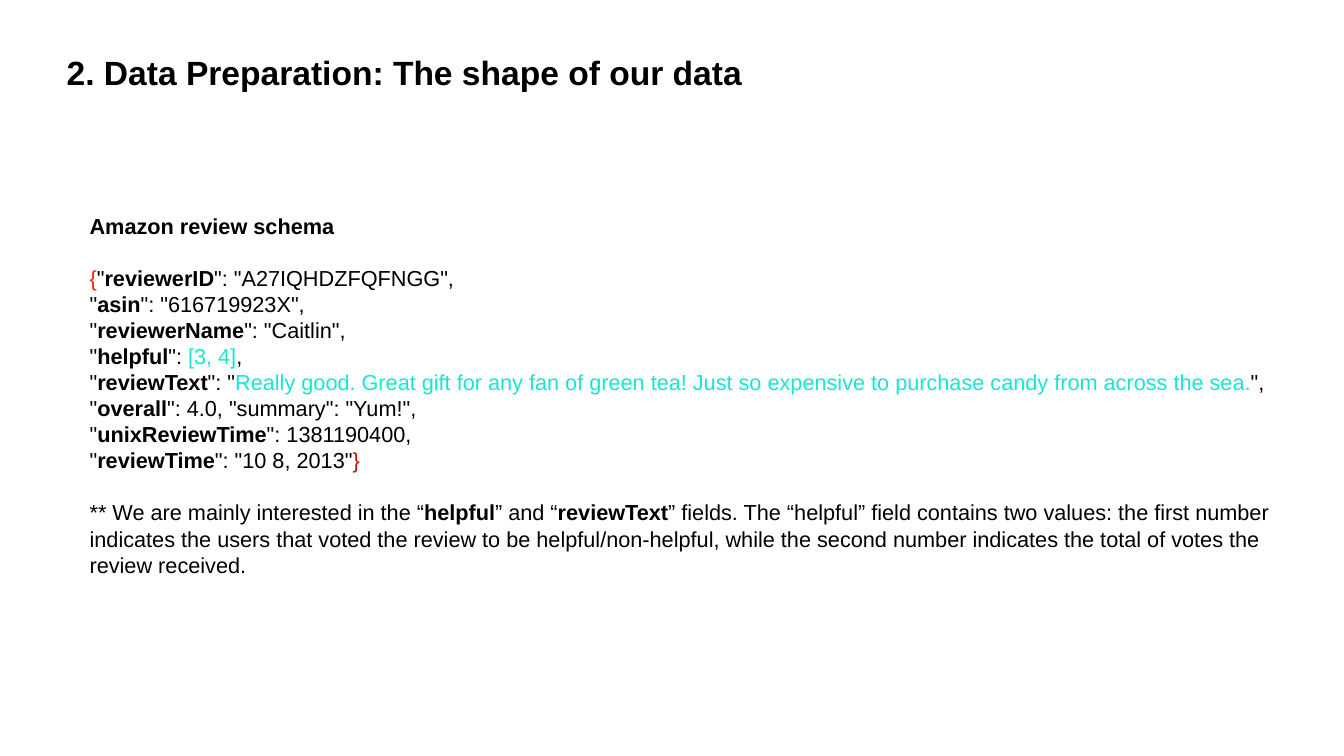
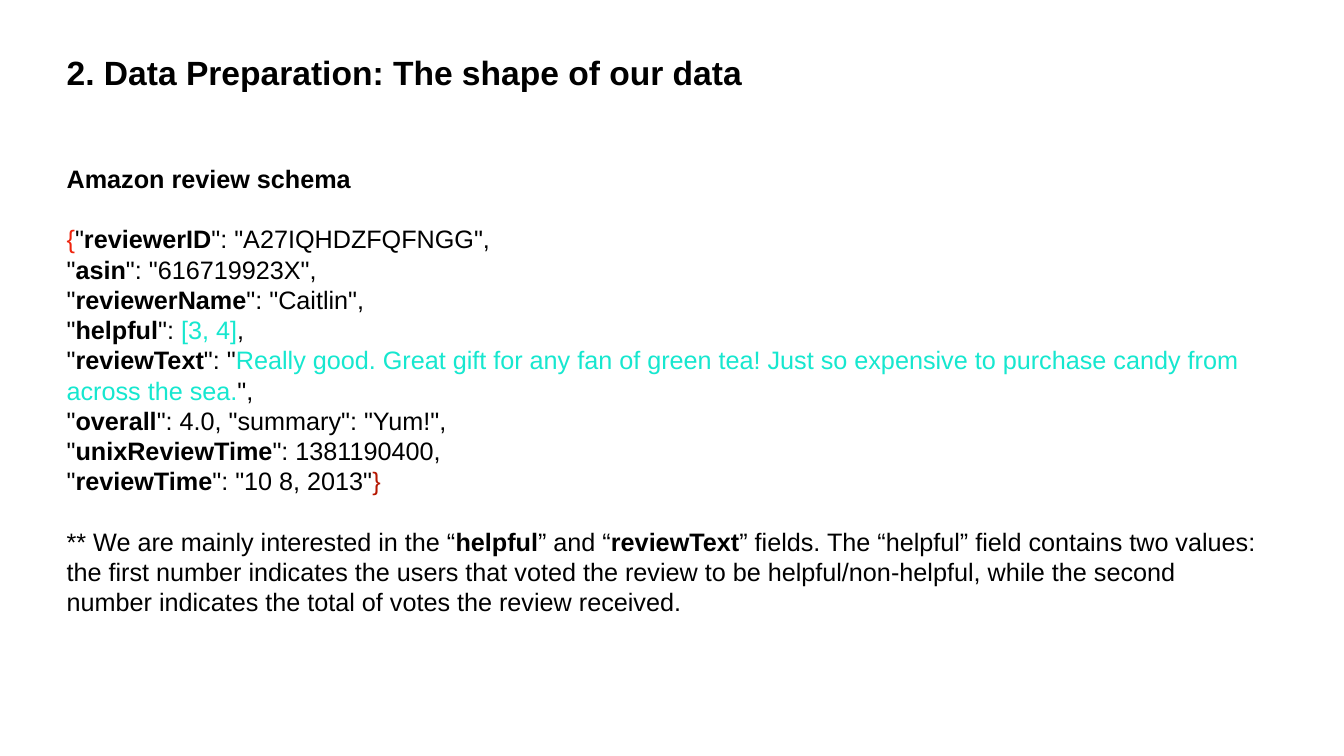
Before and after one commit to postprandial/fastai-amazonreview, a slide deck: slide 4 of Amazon_Review_Helpfulness_NLP-1-ONLINE.pptx. Drawn at 1344x756 pixels with LibreOffice and Linux fonts; fonts in the diff are those of the drawing. Boxes give left, top, right and bottom in pixels: in the first picture for what was removed or moved away, otherwise in the second. Text is boxed around its words. In the diff, an @@ line names an element or a change of style, - is before the commit and + after.

```diff
--- a/Amazon_Review_Helpfulness_NLP-1-ONLINE.pptx
+++ b/Amazon_Review_Helpfulness_NLP-1-ONLINE.pptx
@@ text "Amazon review schema": place and size @@
-text "Amazon review schema" at <box>90,218,1269,574</box>
+text "Amazon review schema" at <box>67,229,1255,612</box>
@@ text "Amazon review schema" at <box>67,229,1255,612</box>: size 31 to 36 pt @@
```
Also in this commit, not shown: 12 other slides changed, 3 other files.
